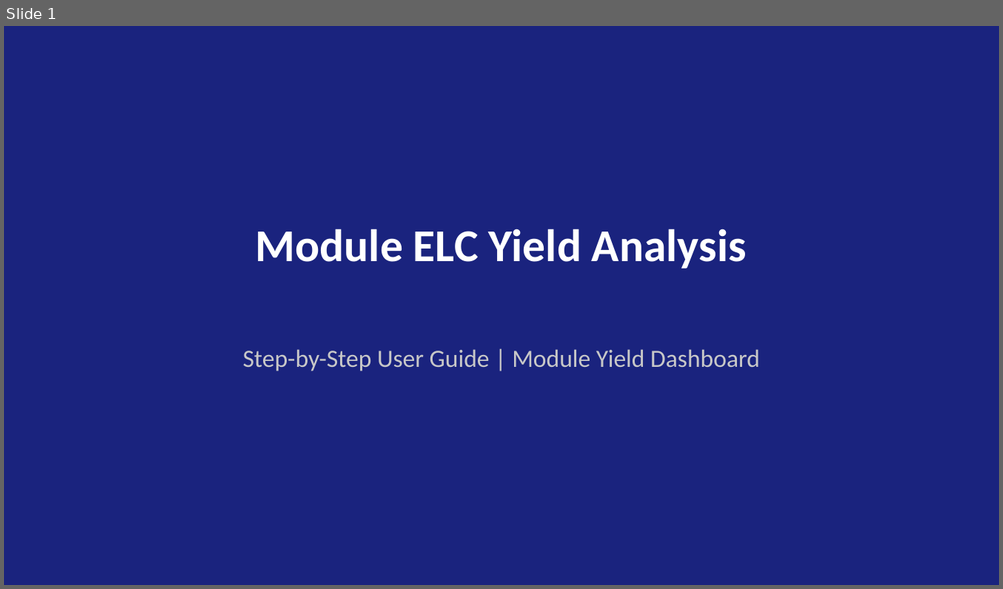
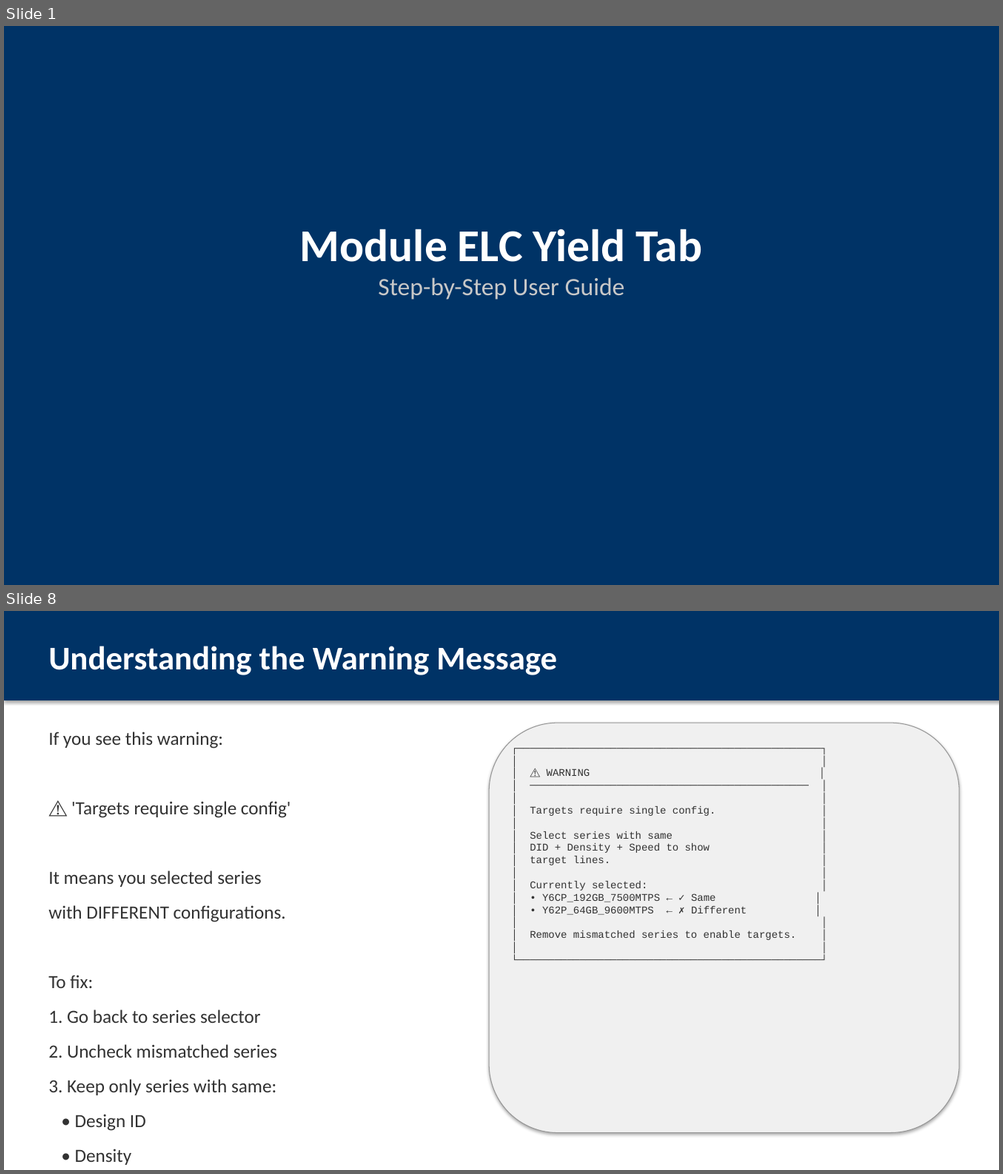
Before and after one commit to ASEGARAN/MODULE_YIELD_DASHBOARD, a slide deck: Module_ELC_Yield_User_Guide.pptx. Shown one above the other, each under a label of ours: slide 1 before the commit, slides 1 and 8 after it; the slides between them are not shown. The pictures are 1003x589 and 1003x1174 pixels, drawn with LibreOffice and Linux fonts; fonts in the diff are those of the drawing. Boxes give left, top, right and bottom in pixels: in the first picture for what was removed or moved away, otherwise in the second. Text is boxed around its words. In the diff, an @@ line names an element or a change of style, - is before the commit and + after.

Commit message:
Enhance Module ELC Yield user guide with ASCII mockups
- 12 slides with embedded visual mockups
- Step-by-step workflow from sidebar to targets
- Warning message explanation
- Available config reference
- Quick reference card
- No external screenshot dependencies

```diff
--- a/Module_ELC_Yield_User_Guide.pptx
+++ b/Module_ELC_Yield_User_Guide.pptx
@@ slide 8 added at (4,611,999,1170), background #FFFFFF @@
@@ rectangle added at (4,611,999,701), fill #003366 @@
@@ text added at (48,646,557,675), 32 pt, text #FFFFFF, bold @@
+Understanding the Warning Message
@@ text added at (48,732,291,1131), 18 pt, text #323232 @@
+If you see this warning:
+⚠️ 'Targets require single config'
+It means you selected series
+with DIFFERENT configurations.
+To fix:
+1. Go back to series selector
+2. Uncheck mismatched series
+3. Keep only series with same:
+• Design ID
+• Density
+• Speed
@@ rounded rectangle added at (489,723,959,1133), fill #F0F0F0, outline #969696 0.75 pt @@
@@ text added at (529,769,796,940), 10 pt, text #323232 @@
+┌─────────────────────────────────────────────────┐
+│ │
+│ ⚠️ WARNING │
+│ ───────────────────────────────────────────── │
+│ │
+│ Targets require single config. │
+│ │
+│ Select series with same │
+│ DID + Density + Speed to show │
+│ target lines. │
+│ │
+│ Currently selected: │
+│ • Y6CP_192GB_7500MTPS ← ✓ Same │
+│ • Y62P_64GB_9600MTPS ← ✗ Different │
+│ │
+│ Remove mismatched series to enable targets. │
+│ │
+└─────────────────────────────────────────────────┘
@@ slide 1 changed as well @@
@@ rectangle at (4,26,999,585): fill #1A237E to #003366 @@
@@ text at (300,229,702,300): text changed; size 44 to 24 pt; text colour #FFFFFF to #C8C8C8; bold off @@
-Module ELC Yield Analysis
+Module ELC Yield Tab
+Step-by-Step User Guide
@@ text removed at (243,349,760,372) @@
-Step-by-Step User Guide | Module Yield Dashboard
```
Also in this commit, not shown: 10 other slides added, 9 slides removed.
